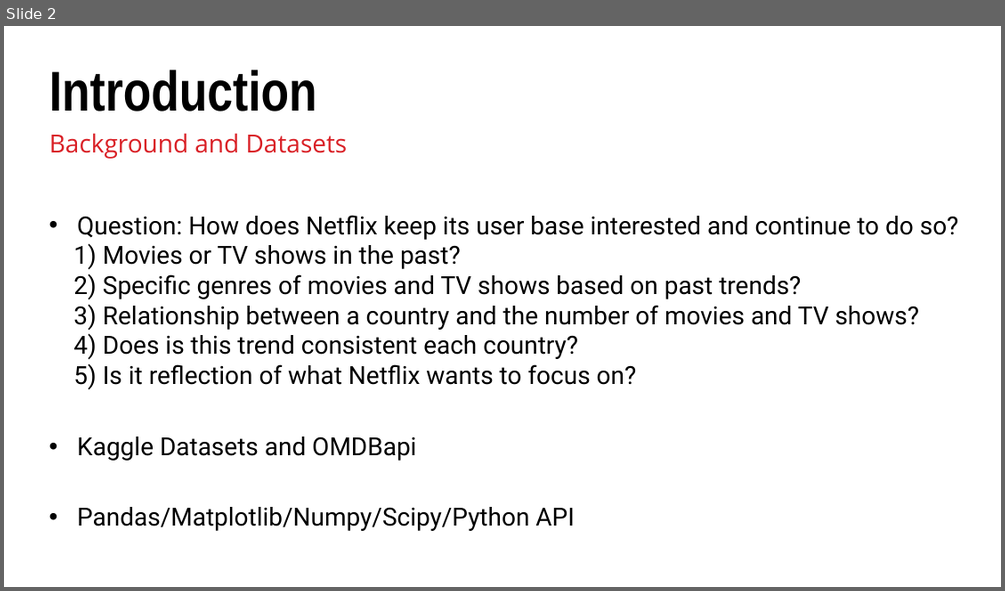
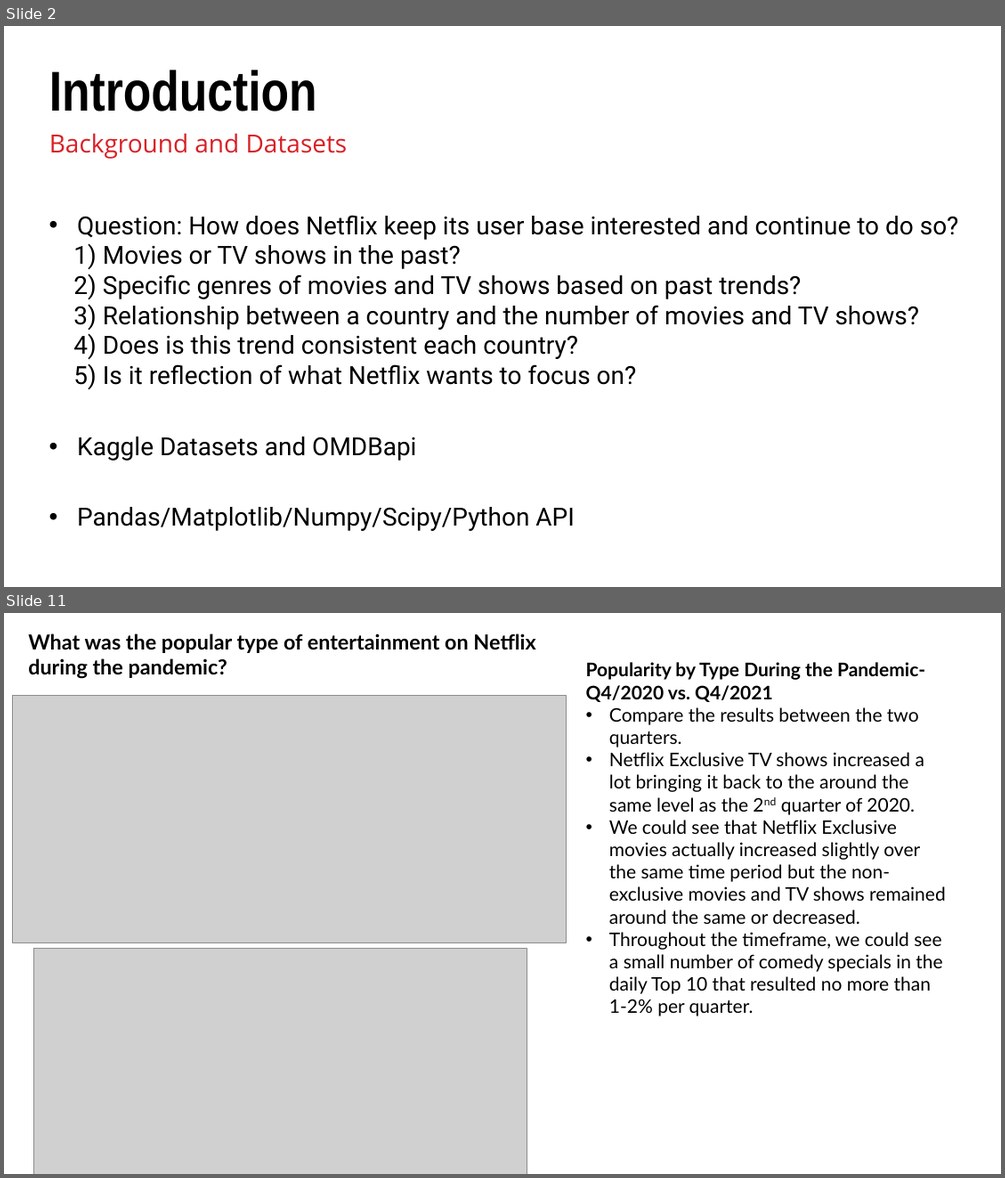
Before and after one commit to Costilrt/The-First-Project, a slide deck: TeamProjectPPT.pptx. Shown one above the other, each under a label of ours: slide 2 before the commit, slides 2 and 11 after it; the slides between them are not shown. The pictures are 1005x591 and 1005x1178 pixels, drawn with LibreOffice and Linux fonts; fonts in the diff are those of the drawing; grey boxes stand for pictures; background and template pictures are left out. Boxes give left, top, right and bottom in pixels: in the first picture for what was removed or moved away, otherwise in the second. Text is boxed around its words. In the diff, an @@ line names an element or a change of style, - is before the commit and + after.

```diff
--- a/TeamProjectPPT.pptx
+++ b/TeamProjectPPT.pptx
@@ slide 11 added at (4,613,1001,1174), background picture (left out) @@
@@ text added at (28,633,535,679), 20 pt, text #000000, bold @@
+What was the popular type of entertainment on Netflix during the pandemic?
@@ text added at (586,662,946,1016), 18 pt, text #000000 @@
+Popularity by Type During the Pandemic-Q4/2020 vs. Q4/2021
+• Compare the results between the two quarters.
+• Netflix Exclusive TV shows increased a lot bringing it back to the around the same level as the 2nd quarter of 2020.
+• We could see that Netflix Exclusive movies actually increased slightly over the same time period but the non-exclusive movies and TV shows remained around the same or decreased.
+• Throughout the timeframe, we could see a small number of comedy specials in the daily Top 10 that resulted no more than 1-2% per quarter.
@@ picture added at (12,695,566,943) @@
@@ picture added at (34,949,526,1174) @@
```
Also in this commit, not shown: 3 slides changed, 11 other slides added, 1 slide removed.
